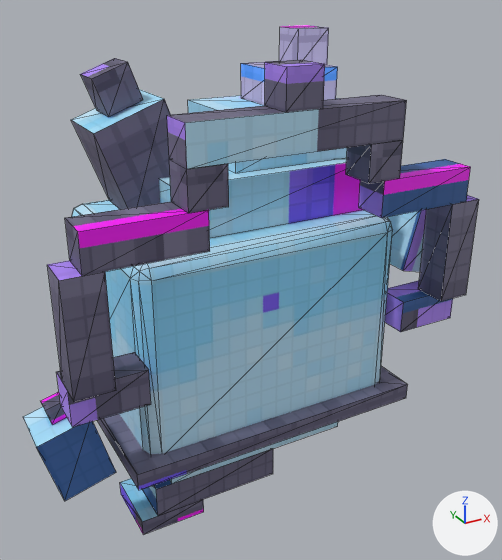
An edit to the glTF model assets/models/Wisplet/Wisplet.glb, drawn before and after from the same camera.
Both versions are drawn from a camera (50 mm lens) standing at (-2.23, -4.41, 3.84) and looking at (0.14, -0.11, 1.69). Every picture has the same lights, and +X, +Y and +Z are marked at lower right. The picture after the commit comes second. Mesh edges are drawn as thin lines. Vertices at exactly the same position are counted once.

Names of what the first picture shows: 'Body', 'floatL', 'floatR', 'halo', 'tipR', 'tongueL'.
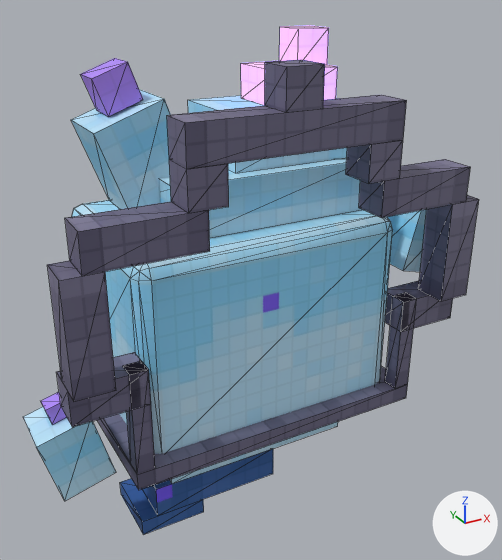
Location of each change, [x1, y1, x2, y2] in pixels of the pictures (502 x 560 px):
'Body', reshaped
    before: [72, 95, 408, 535]
    after: [72, 95, 417, 535]
part 1 of me_body, added
    after: [126, 295, 417, 475]
part 2 of me_body, surface changed
    both: [97, 103, 407, 535]
part 3 of me_floatl, surface changed (lighter)
    both: [26, 392, 116, 501]
part 4 of me_floatr, surface changed
    both: [387, 209, 427, 272]
part 5 of me_halo, surface changed
    both: [48, 60, 478, 427]
part 6 of me_tipr, surface changed (blue to pink)
    both: [241, 25, 337, 105]
part 7 of me_tonguel, surface changed (lighter)
    both: [71, 58, 171, 209]

The change in detail:
me_body is used by ob_body; location (0.0, 0.0, 0.0).
me_body had 148 vertices, 230 faces and spanned x -1.13..1.13, y -0.88..1.0, z 0.0..3.0.
me_body now has 176 vertices, 270 faces and spans x -1.13..1.13, y -0.88..1.0, z 0.0..3.0.
Part 1, on me_body:
16 vertices are added at x -1.13..1.13, y -0.88..0.88, z 0.88..1.62.
12 new vertices lie (0.0, 0.0, 0.74) away from vertices in x -1.13..1.13, y -0.88..0.88, z 0.88.
40 new faces join them.
me_body part 2: 108 kept faces spanning x -1.13..1.13, y -0.88..1.0, z 0.0..3.0 get new texture (UV) coordinates.
me_floatl has 16 vertices, 24 faces and spans x -0.246..0.246, y -0.188..0.188, z -0.29..0.389.
me_floatl is used by ob_floatl; location (-1.438, -0.438, 0.938).
me_floatl part 3: texture (UV) coordinates of 24 of 24 faces, centred in x -0.203..0.203, y -0.188..0.188, z -0.258..0.378, changed; they spanned u 0.29..0.68, v 0.43..0.64 and now span u 0.0..0.86, v 0.4..0.64.
me_floatr has 16 vertices, 24 faces and spans x -0.246..0.246, y -0.188..0.188, z -0.29..0.389.
me_floatr is used by ob_floatr; location (1.438, -0.438, 1.938).
me_floatr part 4: texture (UV) coordinates of 24 of 24 faces, centred in x -0.203..0.203, y -0.188..0.188, z -0.258..0.378, changed; they spanned u 0.07..0.57, v 0.43..0.64 and now span u 0.0..1.0, v 0.4..0.64.
me_halo has 76 vertices, 120 faces and spans x -1.5..1.5, y -0.13..0.25, z -0.12..1.88.
me_halo is used by ob_halo; location (0.0, -0.875, 1.5).
me_halo part 5: texture (UV) coordinates of 104 of 120 faces, centred in x -1.5..1.5, y -0.13..0.25, z -0.12..1.88, changed; they spanned u 0.0..0.97, v 0.46..0.58 and now span u 0.0..0.99, v 0.45..0.55.
me_tipr has 16 vertices, 24 faces and spans x -0.25..0.25, y -0.25..0.25, z 0.0..0.5.
me_tipr is used by ob_tipr; location (0.5, 0.0, 3.0).
me_tipr part 6: texture (UV) coordinates of 24 of 24 faces, centred in x -0.25..0.25, y -0.25..0.25, z 0.0..0.5, changed; they spanned u 0.0..0.98, v 0.47..0.69 and now span u 0.0..0.58, v 0.47..0.64.
me_tonguel has 16 vertices, 24 faces and spans x -0.467..0.217, y -0.25..0.25, z -0.067..0.91.
me_tonguel is used by ob_tonguel; location (-0.562, 0.0, 2.438).
me_tonguel part 7: texture (UV) coordinates of 24 of 24 faces, centred in x -0.396..0.146, y -0.25..0.25, z -0.01..0.882, changed; they spanned u 0.04..0.87, v 0.47..0.69 and now span u 0.14..0.96, v 0.47..0.69.
